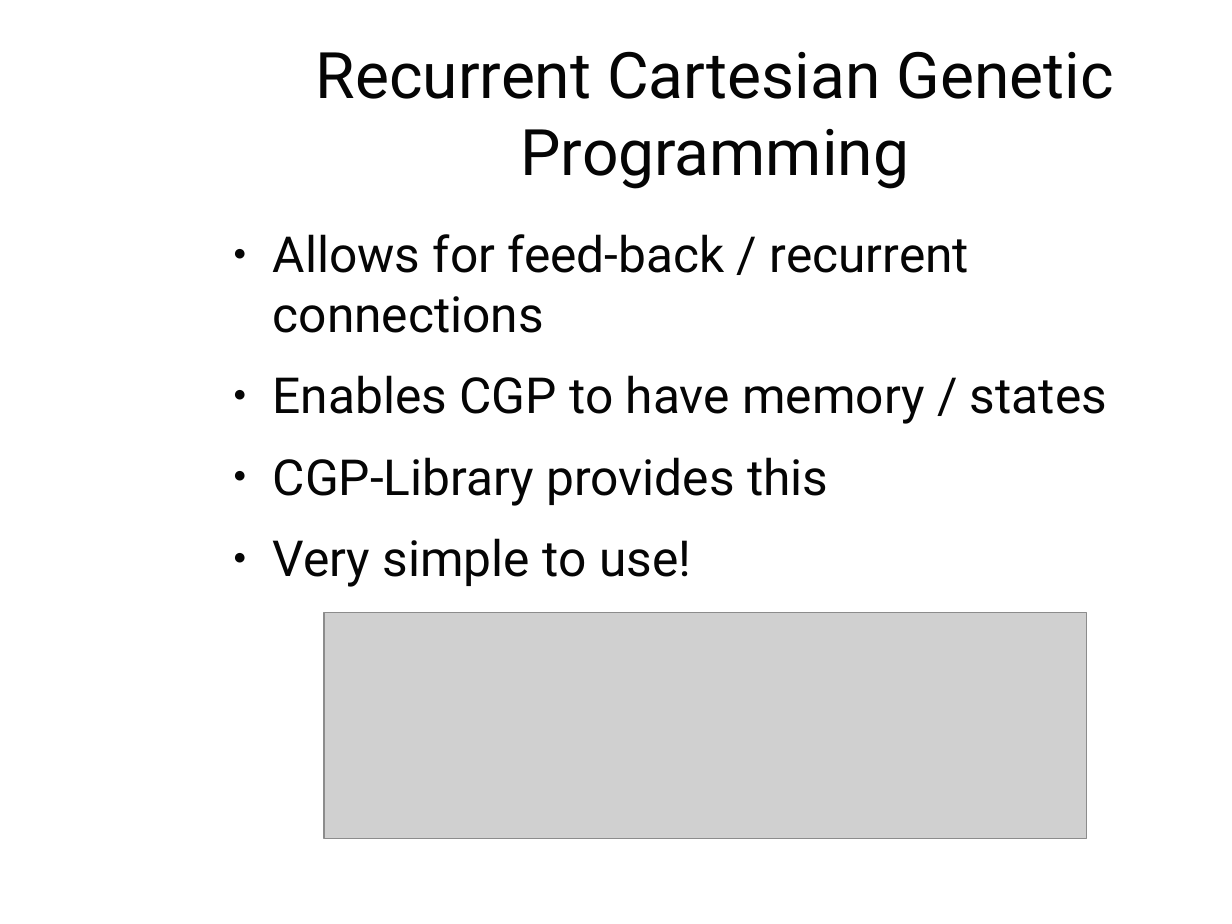
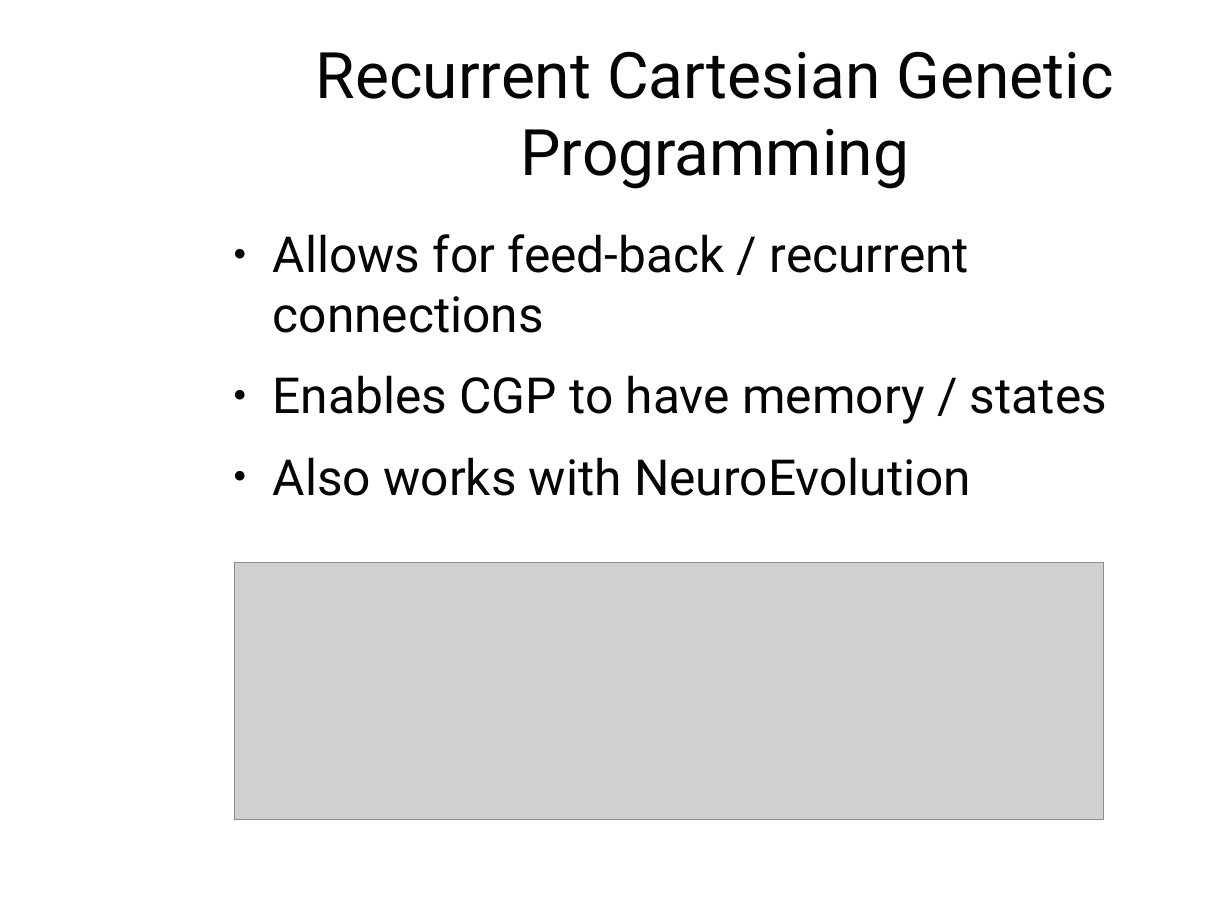
Before and after one commit to AndrewJamesTurner/CGP-Library, a slide deck: slide 17 of presentation/introduction.odp. Drawn at 1232x924 pixels with LibreOffice and Linux fonts; fonts in the diff are those of the drawing; grey boxes stand for pictures; background and template pictures are left out. Boxes give left, top, right and bottom in pixels: in the first picture for what was removed or moved away, otherwise in the second. Text is boxed around its words. In the diff, an @@ line names an element or a change of style, - is before the commit and + after.

```diff
--- a/presentation/introduction.odp
+++ b/presentation/introduction.odp
@@ text at (273,457,971,496): text changed @@
-● CGP-Library provides this
-● Very simple to use!
+● Also works with NeuroEvolution
@@ picture: place and size @@
-picture at (324,613,1087,838)
+picture at (235,563,1103,821)
```
Also in this commit, not shown: 3 other slides changed, 10 other files.
